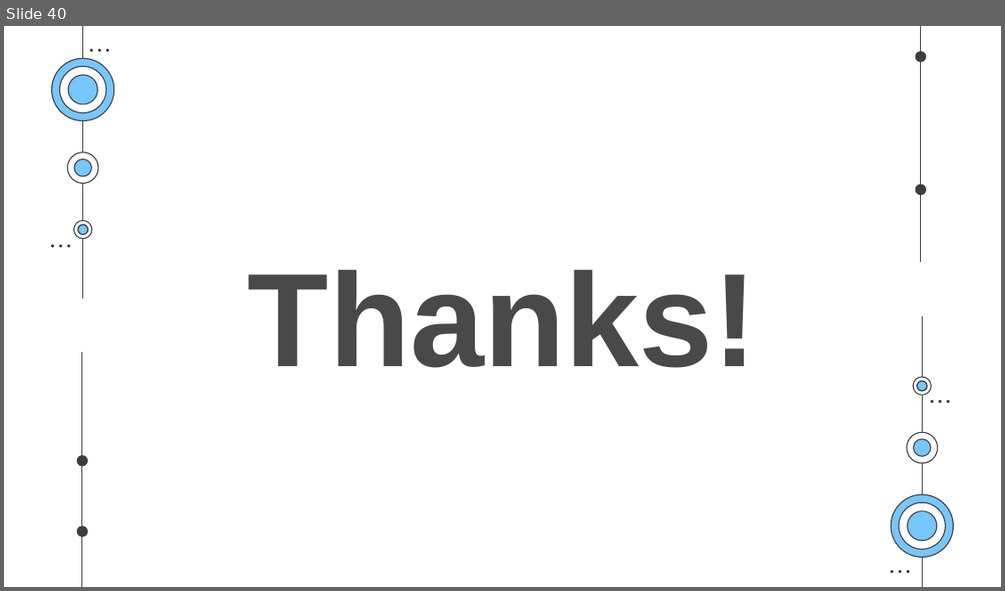
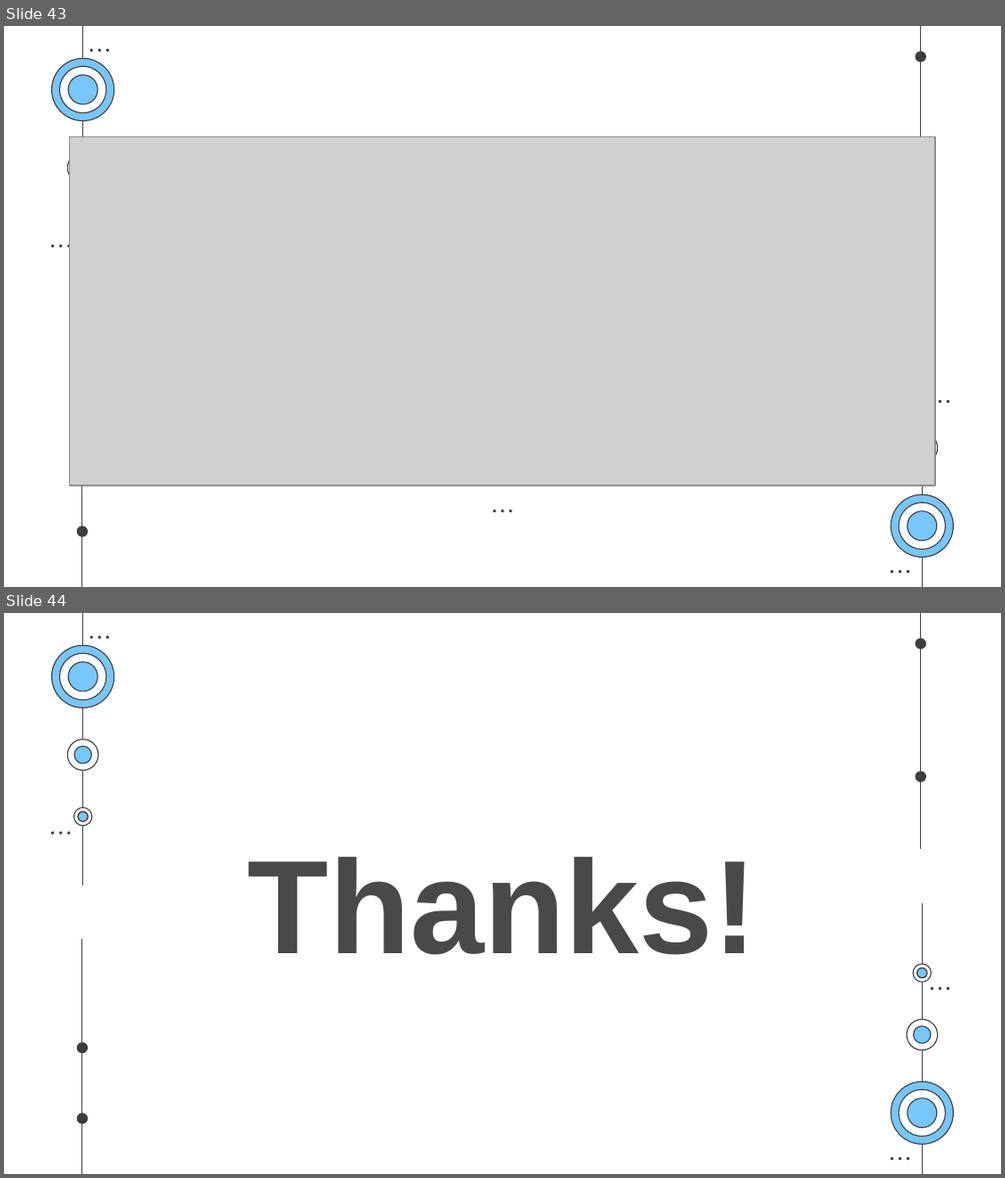
Before and after one commit to SaurabhYadav388/misc_works, a slide deck: Cloud_PPT/Shosau.pptx. Shown one above the other, each under a label of ours: slide 40 before the commit, slides 43 and 44 after it. The pictures are 1005x591 and 1005x1178 pixels, drawn with LibreOffice and Linux fonts; fonts in the diff are those of the drawing; grey boxes stand for pictures. Boxes give left, top, right and bottom in pixels: in the first picture for what was removed or moved away, otherwise in the second. Text is boxed around its words. In the diff, an @@ line names an element or a change of style, - is before the commit and + after.

```diff
--- a/Cloud_PPT/Shosau.pptx
+++ b/Cloud_PPT/Shosau.pptx
@@ slide 43 added at box(4, 26, 1001, 587), background #FFFFFF; not listed: 33 template elements that a slide beside it also shows @@
@@ picture added at box(70, 136, 935, 484) @@
@@ ellipse added at box(493, 509, 495, 513), fill #3D3D3D @@
@@ ellipse added at box(502, 509, 504, 513), fill #3D3D3D @@
@@ ellipse added at box(510, 509, 512, 513), fill #3D3D3D @@
@@ what was slide 40 is now slide 44 @@
```
Also in this commit, not shown: 4 slides changed, 4 other slides added, 1 slide removed.
